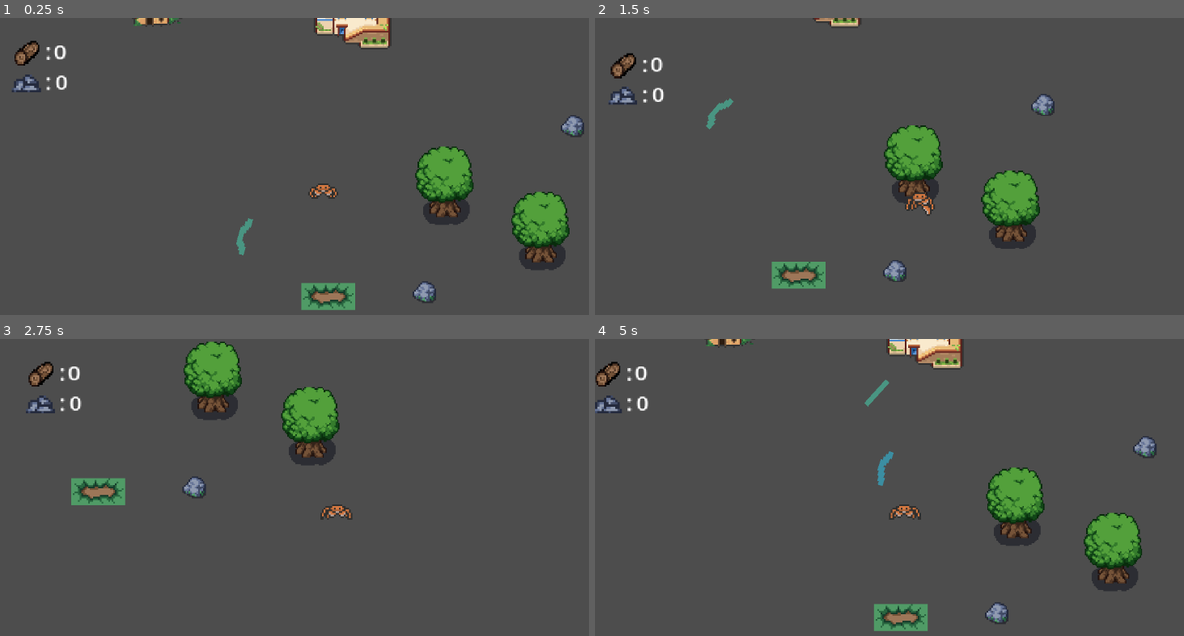
Above: before the commit, frames 1-4 (two rows, left to right).
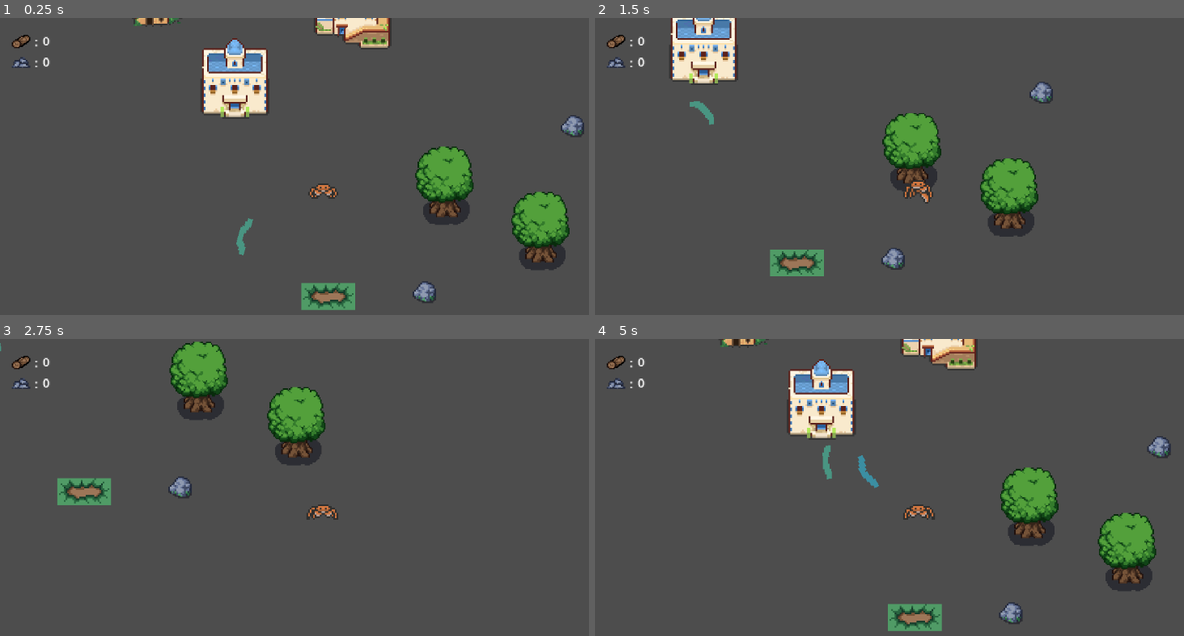
Above: after the commit, the same moments.

Repository: Bodin-IM/godot-game-gruppe-2
Game: Godot game, scene res://scenes/preWorld.tscn
Two runs of this game, one before a commit and one after it. Both use one fixed random seed, a clock stepped at 60 frames per second and the inputs below.
Inputs:
- Up to frame 1 (0.25 s): no input
- Up to frame 2 (1.5 s): hold Right (right) 0.53-1.28 s; tap Space (attack) at 0.6, 1.35 s; hold Down (down) from 1.28 s (still down)
- Up to frame 3 (2.75 s): release Down (down) at 2.03 s; hold Right (right) from 2.03 s (still down); tap Space (attack) at 2.1 s
- Up to frame 4 (5 s): release Right (right) at 2.78 s; hold Up (up) 2.78-3.53 s; tap Space (attack) at 2.85, 3.6, 4.35 s; hold Left (left) from 3.53 s (still down)

The runs differ from the first frame. In frame 1, 3.5% of the frame differs, in the area x 1-46%, y 5-34%; in frame 2, 9.2%; in frame 3, 6.1%; in frame 4, 11%, in the area x 0-98%, y 0-99%.

Commit message:
GUI for ressurser
GUI og kamera fikset - delvis

Diff:
--- a/resources/scripts/Control.gd
+++ b/resources/scripts/Control.gd
@@ -10,5 +10,5 @@
 func _process(delta):
 	var tre_ressurser = Resources.tre_ressurser
 	var stein_ressurser = Resources.stein_ressurser
-	$log_label.text = str(tre_ressurser)
-	$rock_label.text = str(stein_ressurser)
+	$GridContainer/log_label.text = str(tre_ressurser)
+	$GridContainer/rock_label.text = str(stein_ressurser)
--- a/scenes/player.tscn
+++ b/scenes/player.tscn
@@ -230,7 +230,6 @@
 
 [node name="Camera2D" type="Camera2D" parent="."]
 zoom = Vector2(3, 3)
-position_smoothing_enabled = true
 position_smoothing_speed = 10.0
 
 [node name="Control" type="Control" parent="Camera2D"]
@@ -244,51 +243,47 @@
 script = ExtResource("4_jwy7n")
 metadata/_edit_use_anchors_ = true
 
-[node name="Log" type="Sprite2D" parent="Camera2D/Control"]
-position = Vector2(-231, -84)
-scale = Vector2(0.929687, 1.14423)
+[node name="GridContainer" type="GridContainer" parent="Camera2D/Control"]
+offset_left = -240.0
+offset_top = -96.0
+offset_right = -160.0
+offset_bottom = -38.0
+scale = Vector2(0.610382, 0.568615)
+columns = 3
+
+[node name="log" type="TextureRect" parent="Camera2D/Control/GridContainer"]
+layout_mode = 2
 texture = ExtResource("4_dkrhs")
-
-[node name="log_label" type="Label" parent="Camera2D/Control"]
-layout_mode = 2
-offset_left = -215.0
-offset_top = -93.0
-offset_right = -176.0
-offset_bottom = -67.0
-scale = Vector2(0.813765, 0.697772)
+expand_mode = 1
+stretch_mode = 5
+
+[node name="semikolon1" type="Label" parent="Camera2D/Control/GridContainer"]
+layout_mode = 2
+theme_override_font_sizes/font_size = 13
+text = ":"
+
+[node name="log_label" type="Label" parent="Camera2D/Control/GridContainer"]
+layout_mode = 2
+theme_override_font_sizes/font_size = 12
 text = "tekst"
 
-[node name="rock_label" type="Label" parent="Camera2D/Control"]
-offset_left = -214.0
-offset_top = -75.0
-offset_right = -175.0
-offset_bottom = -49.0
-scale = Vector2(0.784801, 0.702528)
+[node name="rock" type="TextureRect" parent="Camera2D/Control/GridContainer"]
+layout_mode = 2
+texture = ExtResource("6_iceuc")
+expand_mode = 2
+stretch_mode = 5
+
+[node name="semikolon2" type="Label" parent="Camera2D/Control/GridContainer"]
+layout_mode = 2
+theme_override_font_sizes/font_size = 13
+text = ":"
+
+[node name="rock_label" type="Label" parent="Camera2D/Control/GridContainer"]
+layout_mode = 2
+theme_override_font_sizes/font_size = 12
 text = "tekst"
 
-[node name="Label" type="Label" parent="Camera2D/Control"]
-layout_mode = 0
-offset_left = -220.0
-offset_top = -77.0
-offset_right = -180.0
-offset_bottom = -51.0
-scale = Vector2(0.826806, 0.830562)
-text = ":"
-
-[node name="Label2" type="Label" parent="Camera2D/Control"]
-offset_left = -220.0
-offset_top = -95.0
-offset_right = -180.0
-offset_bottom = -69.0
-scale = Vector2(0.826806, 0.830562)
-text = ":"
-
-[node name="Stone" type="Sprite2D" parent="Camera2D/Control"]
-position = Vector2(-232, -70)
-scale = Vector2(1.3125, 1.3125)
-texture = ExtResource("6_iceuc")
-
 [connection signal="animation_finished" from="AnimatedSprite2D" to="." method="_on_animated_sprite_2d_animation_finished"]
+[connection signal="area_entered" from="AttackArea" to="." method="_on_attack_area_area_entered"]
 [connection signal="area_entered" from="AttackArea" to="." method="_on_area_2d_area_entered"]
-[connection signal="area_entered" from="AttackArea" to="." method="_on_attack_area_area_entered"]
 [connection signal="body_entered" from="AttackArea" to="." method="_on_attack_area_body_entered"]
--- a/scenes/preWorld.tscn
+++ b/scenes/preWorld.tscn
@@ -49,3 +49,7 @@
 
 [node name="rocks2" parent="." instance=ExtResource("10_1jqv7")]
 position = Vector2(678, 368)
+
+[node name="Node2D4" parent="." instance=ExtResource("4_tens8")]
+position = Vector2(485, 333)
+scale = Vector2(0.9925, 0.993631)
Not shown, added: assets/objects/All - Copy.png.import
Binary file added: assets/objects/All.png
Not shown, added: assets/objects/All.png.import
Binary file added: assets/objects/health_bars.png
Not shown, added: assets/objects/health_bars.png.import
Binary file changed: assets/objects/stone.png
